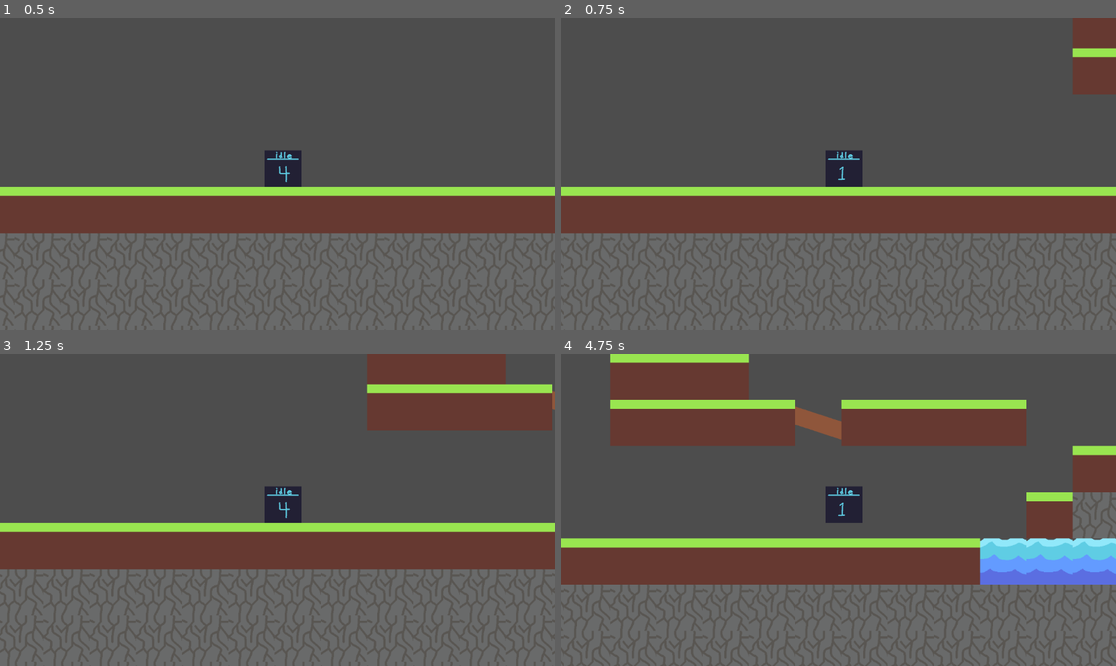
Above: before the commit, frames 1-4 (two rows, left to right).
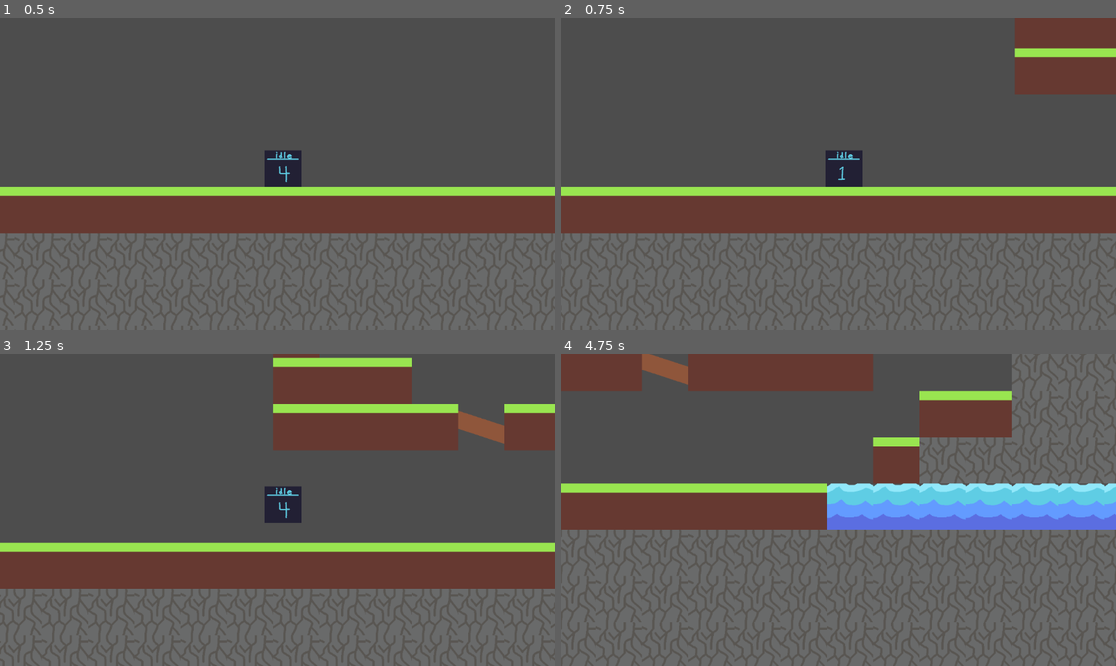
Above: after the commit, the same moments.

Repository: JSilva95307/GodotTechDemo
Game: Godot game, scene res://Scenes/level_1.tscn
Two runs of this game, one before a commit and one after it. Both use one fixed random seed, a clock stepped at 60 frames per second and the inputs below.
Inputs:
- Up to frame 1 (0.5 s): no input
- Up to frame 2 (0.75 s): hold Right (ui_right) from 0.53 s (still down); tap Shift (Player_Dash, bound only after the commit) at 0.6 s
- Up to frame 3 (1.25 s): keep holding Right (ui_right); tap Space (Player_Jump) at 0.77, 0.8, 1.07 s
- Up to frame 4 (4.75 s): tap Space (Player_Jump) at 1.35, 1.52, 1.82, 2.3, 3.02, 3.32, 3.6, 3.77, 4.07, 4.52 s; tap Shift (Player_Dash, bound only after the commit) at 1.55, 2.1, 2.85, 4.35 s; release Right (ui_right) at 2.03 s; hold Left (ui_left) 2.03-2.78 s; hold Right (ui_right) 2.78-4.28 s; hold Left (ui_left) from 4.28 s (still down)

Frame 1 is identical in both runs. In frame 2, 2.5% of the frame differs, in the area x 81-93%, y 0-25%; in frame 3, 28%; in frame 4, 54%, in the area x 0-100%, y 0-74%.

Commit message:
Updated Inputs and Dash Implemented
I updated the player code to use gameplay specific inputs for movement, I also implemented the dash for the player so they dash in air and on the ground, both work. Also, the Air dash goes less far than the ground roll/dash.

Diff:
--- a/Scenes/player.gd
+++ b/Scenes/player.gd
@@ -1,18 +1,30 @@
 extends CharacterBody2D
 
-
+#basic movement
 const SPEED = 800.0
 const JUMP_VELOCITY = -1000.0
+#dash vars
+const DASH_SPEED = 2000.0
+const DASH_TIME = 0.2
+var Dash_Dir = Vector2(0, 0)
+#functionality vars
 var LetSpaceGo = false
-var ReachedApex = false
+var RollTime = 0
+var IsDashing = false
+var IsInvul = false
+var IsFacingRight = false
 func _physics_process(delta: float) -> void:
 
 	# Add the gravity.
-	if not is_on_floor():
+	if not is_on_floor() and not IsDashing:
 		velocity += get_gravity() * delta * 2
+
 	elif is_on_floor():
 		LetSpaceGo = false
-		ReachedApex = false
+		#DashTime = 0;
+
+	if Input.is_action_just_pressed("Player_Dash"):
+		StartDash()
 
 	# Handle jump.
 	if Input.is_action_just_pressed("Player_Jump") and is_on_floor():
@@ -22,14 +34,38 @@
 	if Input.is_action_just_released("Player_Jump") and not LetSpaceGo and velocity.y <= 0:
 		velocity.y = 0 #get_real_velocity().y * 0.25;
 		LetSpaceGo = true
-		ReachedApex = true
 
 	# Get the input direction and handle the movement/deceleration.
 	# As good practice, you should replace UI actions with custom gameplay actions.
-	var direction := Input.get_axis("ui_left", "ui_right")
-	if direction:
-		velocity.x = direction * SPEED
-	else:
-		velocity.x = move_toward(velocity.x, 0, SPEED)
+	var direction := Input.get_axis("Player_Left", "Player_Right")
+	if direction > 0:
+		Dash_Dir = Vector2(1, 0)
+		IsFacingRight = true
+	elif direction < 0:
+		Dash_Dir = Vector2(-1, 0)
+		IsFacingRight = false
+	if not IsDashing:
+		if direction:
+			velocity.x = direction * SPEED
+		else:
+			velocity.x = move_toward(velocity.x, 0, SPEED)
 
 	move_and_slide()
+
+func StartDash() -> void:
+	# Set dashing and invulnurability
+	IsDashing = true
+	IsInvul = true
+	# Half the distance for AirDashing
+	if not is_on_floor():
+		velocity = Dash_Dir.normalized() * (DASH_SPEED * 0.75)
+	else:
+		velocity = Dash_Dir.normalized() * DASH_SPEED
+	await(get_tree().create_timer(DASH_TIME)).timeout
+	EndDash()
+
+func EndDash() -> void:
+	# Reset bools and vars
+	velocity = Vector2(0, 0);
+	IsDashing = false
+	IsInvul = false
--- a/project.godot
+++ b/project.godot
@@ -28,6 +28,23 @@
 "events": [Object(InputEventKey,"resource_local_to_scene":false,"resource_name":"","device":0,"window_id":0,"alt_presse …(189 unchanged characters)…
 ]
 }
+Player_Dash={
+"deadzone": 0.5,
+"events": [Object(InputEventKey,"resource_local_to_scene":false,"resource_name":"","device":0,"window_id":0,"alt_pressed":false,"shift_pressed":false,"ctrl_pressed":false,"meta_pressed":false,"pressed":false,"keycode":4194325,"physical_keycode":0,"key_label":0,"unicode":0,"location":0,"echo":false,"script":null)
+]
+}
+Player_Right={
+"deadzone": 0.5,
+"events": [Object(InputEventKey,"resource_local_to_scene":false,"resource_name":"","device":0,"window_id":0,"alt_pressed":false,"shift_pressed":false,"ctrl_pressed":false,"meta_pressed":false,"pressed":false,"keycode":4194321,"physical_keycode":0,"key_label":0,"unicode":0,"location":0,"echo":false,"script":null)
+, Object(InputEventKey,"resource_local_to_scene":false,"resource_name":"","device":0,"window_id":0,"alt_pressed":false,"shift_pressed":false,"ctrl_pressed":false,"meta_pressed":false,"pressed":false,"keycode":68,"physical_keycode":0,"key_label":0,"unicode":0,"location":0,"echo":false,"script":null)
+]
+}
+Player_Left={
+"deadzone": 0.5,
+"events": [Object(InputEventKey,"resource_local_to_scene":false,"resource_name":"","device":-1,"window_id":0,"alt_pressed":false,"shift_pressed":false,"ctrl_pressed":false,"meta_pressed":false,"pressed":false,"keycode":4194319,"physical_keycode":0,"key_label":0,"unicode":0,"location":0,"echo":false,"script":null)
+, Object(InputEventKey,"resource_local_to_scene":false,"resource_name":"","device":0,"window_id":0,"alt_pressed":false,"shift_pressed":false,"ctrl_pressed":false,"meta_pressed":false,"pressed":false,"keycode":65,"physical_keycode":0,"key_label":0,"unicode":0,"location":0,"echo":false,"script":null)
+]
+}
 
 [physics]
 
